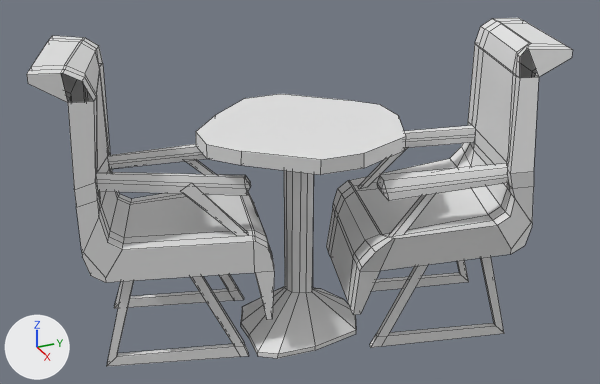
A saved change to the FBX model Assets/Models/Modular Kit/Street Props/chairtableSet.fbx.
Before and after are seen from a 50 mm camera at (1.609, -16.233, 0.702) aimed at (0.633, -15.794, 0.214). Arrows for +X, +Y and +Z are at lower left; the lights stay in place. Mesh edges are drawn as thin lines. Vertices at the same position are counted once.

The scene before the commit, as lines of its bpy script (objects in view):
```python
me_cube_118 = bpy.data.meshes.new('Cube.118')
me_cube_118.from_pydata(...)  # 620 vertices, 550 faces; spans x -0.181..0.177, y -0.333..0.365, z -0.003..0.425
ob_cube_057 = bpy.data.objects.new('Cube.057', me_cube_118)
ob_cube_057.location = (0.637, -15.806, 0.003)
```
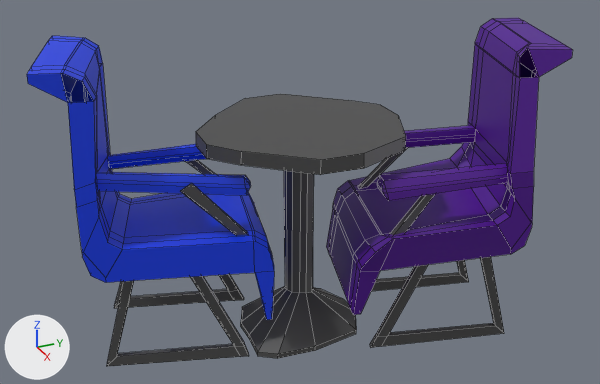
The newer file is also turned or shifted as a whole; pictures and numbers use the older file's frame.

What differs and where, as boxes [x1, y1, x2, y2] in the pictures (600 x 384 px):
part 1 of me_cube_118, recoloured (grey to purple): [326, 18, 573, 315] in both
part 2 of me_cube_118, recoloured (grey to blue): [27, 36, 274, 320] in both
part 3 of me_cube_118, recoloured (white to grey): [107, 94, 504, 366] in both

Edits to the bpy script that builds the scene:
```text
Add mat_chair_01:
    mat_chair_01 = principled_material('Chair 01')
    mat_chair_01.base_color = (0.0802, 0.00198, 0.288)  # purple #500792
Add mat_table:
    mat_table = principled_material('Table')
    mat_table.base_color = (0.0712, 0.0712, 0.0712)  # dark grey #4b4b4b
Add mat_chair_02:
    mat_chair_02 = principled_material('Chair 02')
    mat_chair_02.base_color = (0.00214, 0.0429, 0.8)  # blue #073ae7
Change me_cube_118:
    where me_cube_118.from_pydata(...)  # 620 vertices, 550 faces; spans x -0.181..0.177, y -0.333..0.365, z -0.003..0.425
    used by ob_cube_057; location = (0.637, -15.806, 0.003)
    me_cube_118 part 1: 196 of the faces centred in x -0.07..0.174, y 0.043..0.363, z 0.07..0.425 switch from no material to mat_chair_01 (purple #500792)
    me_cube_118 part 2: 196 of the faces centred in x -0.178..0.077, y -0.33..-0.012, z 0.07..0.425 switch from no material to mat_chair_02 (blue #073ae7)
    me_cube_118 part 3: 158 of the faces centred in x -0.151..0.147, y -0.261..0.293, z -0.003..0.316 switch from no material to mat_table (dark grey #4b4b4b)
```
